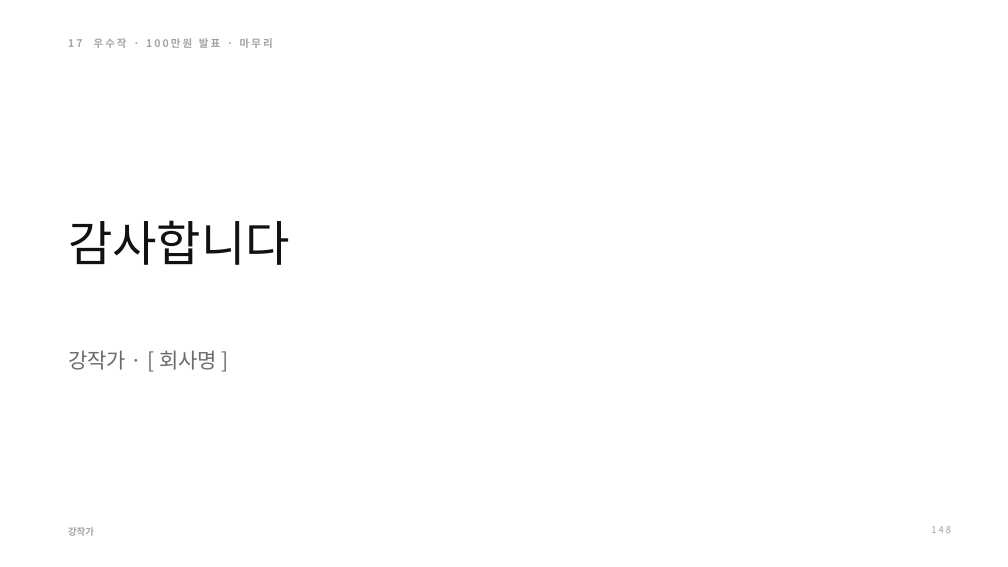
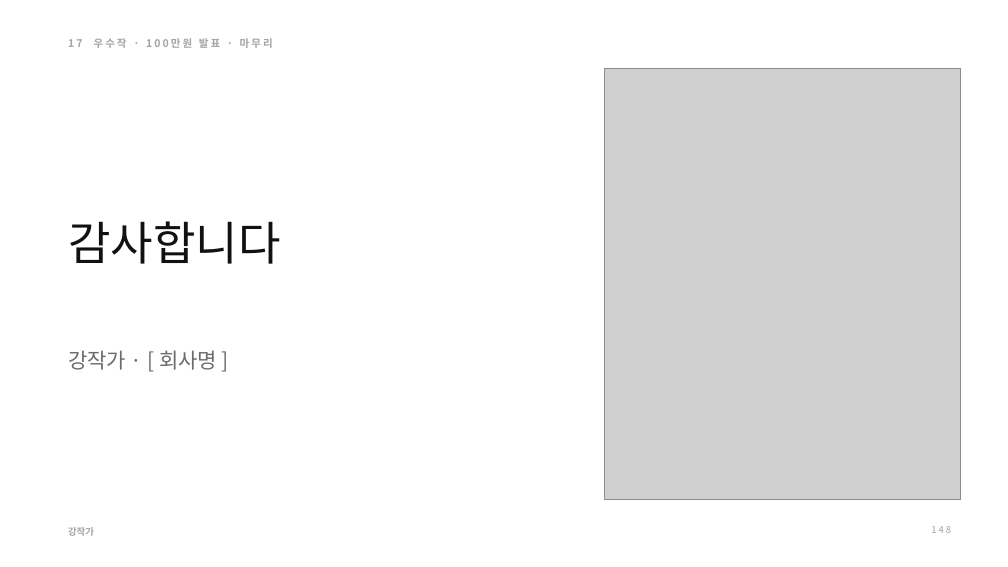
Before and after one commit to byoungjokang/-, a slide deck: slide 148 of 자동 전자책/라이브PPT/무료라이브_PPT_v9_미니멀레드.pptx. Drawn at 1008x567 pixels with LibreOffice and Linux fonts; fonts in the diff are those of the drawing; grey boxes stand for pictures. Boxes give left, top, right and bottom in pixels: in the first picture for what was removed or moved away, otherwise in the second. Text is boxed around its words. In the diff, an @@ line names an element or a change of style, - is before the commit and + after.

```diff
--- a/자동 전자책/라이브PPT/무료라이브_PPT_v9_미니멀레드.pptx
+++ b/자동 전자책/라이브PPT/무료라이브_PPT_v9_미니멀레드.pptx
@@ picture added at (604, 68, 960, 499) @@
@@ text "감사합니다" at (68, 221, 280, 264): size 46 to 44 pt @@
```
Also in this commit, not shown: 1 other slide changed, 5 other files.
